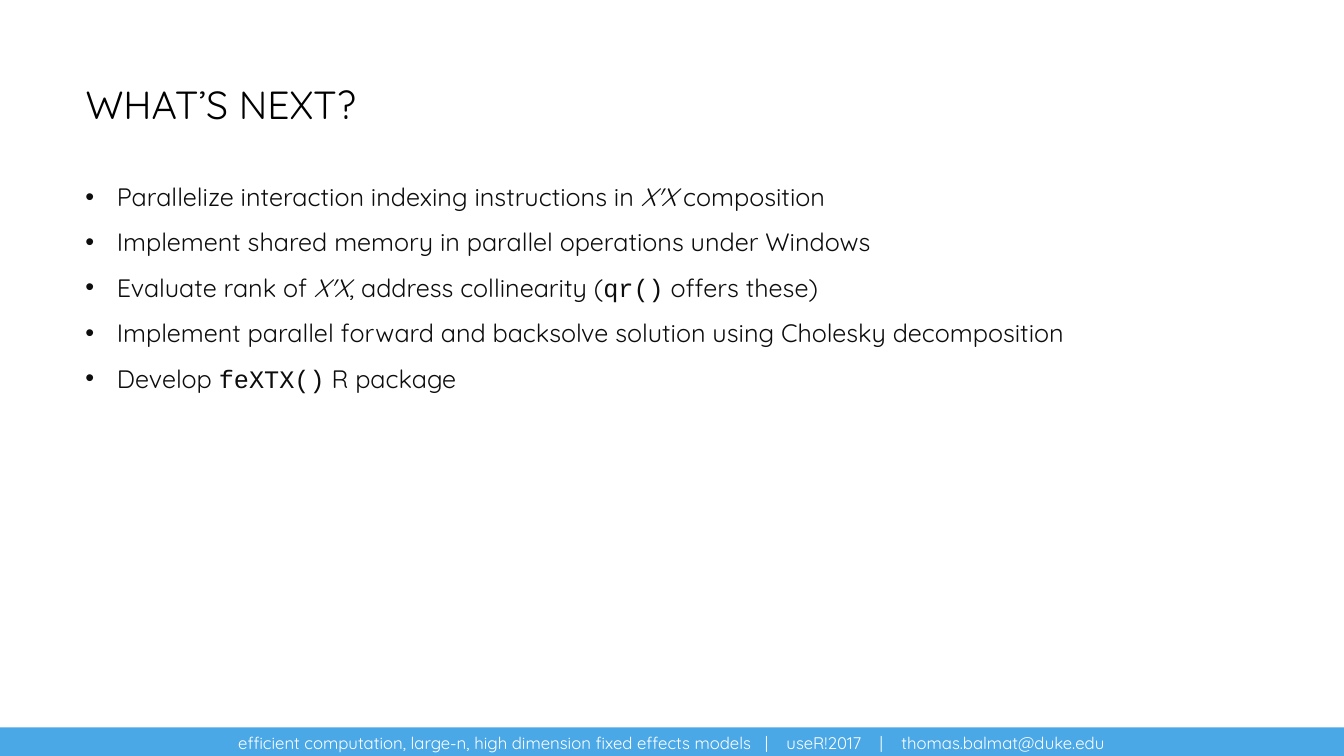
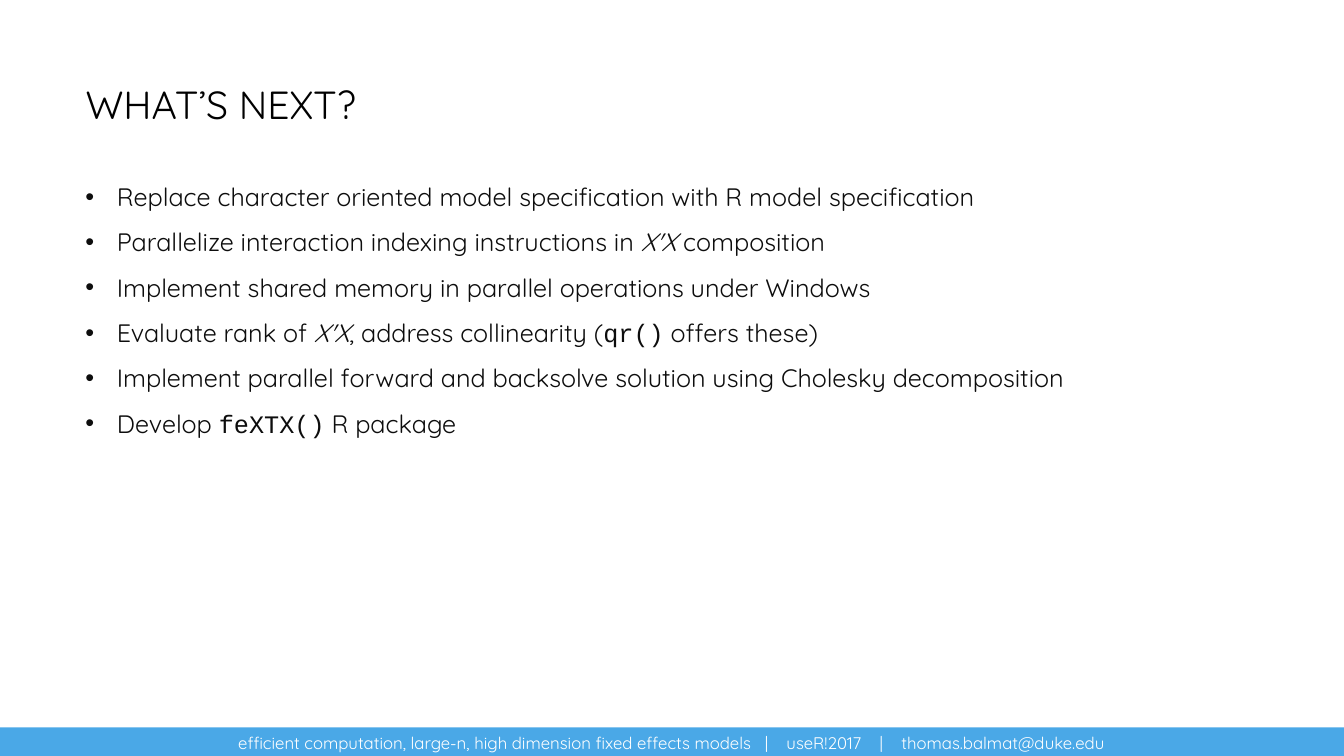
Before and after one commit to DukeSynthProj/FixedEffectsSolutionResources, a slide deck: slide 30 of EfficientComputationFixedEffectsRConference.pptx. Drawn at 1344x756 pixels with LibreOffice and Linux fonts; fonts in the diff are those of the drawing. Boxes give left, top, right and bottom in pixels: in the first picture for what was removed or moved away, otherwise in the second. Text is boxed around its words. In the diff, an @@ line names an element or a change of style, - is before the commit and + after.

```diff
--- a/EfficientComputationFixedEffectsRConference.pptx
+++ b/EfficientComputationFixedEffectsRConference.pptx
@@ text at (117, 187, 974, 211): paragraph added @@
+• Replace character oriented model specification with R model specification
```
